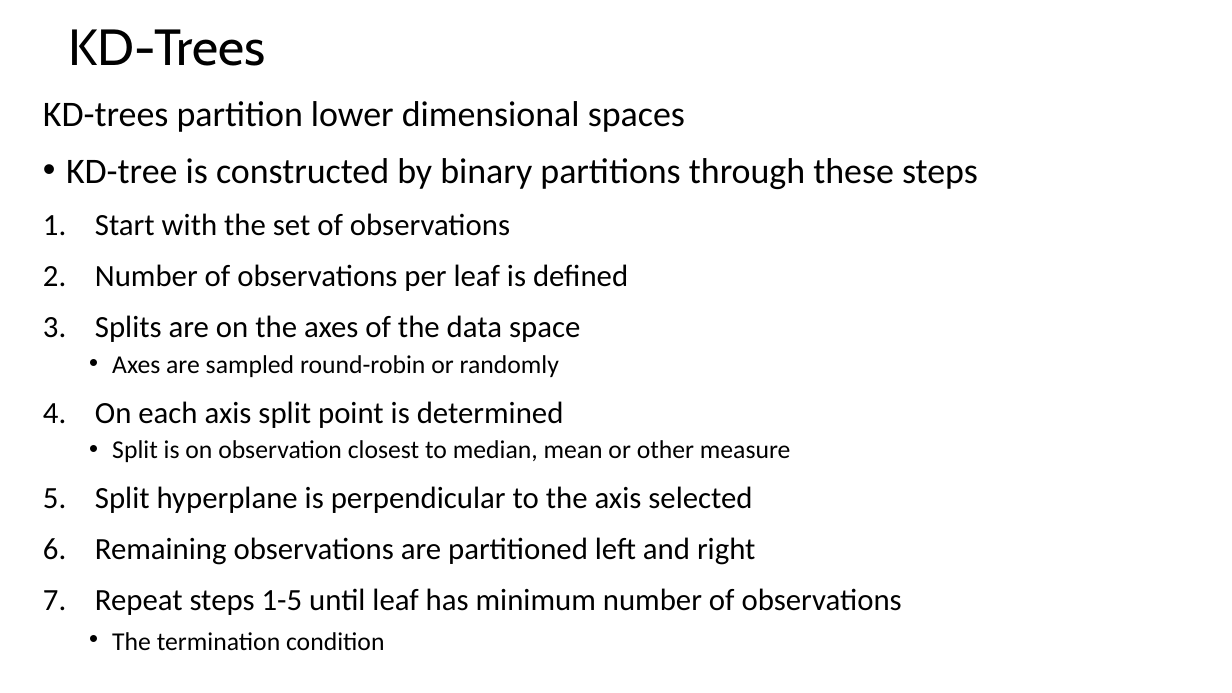
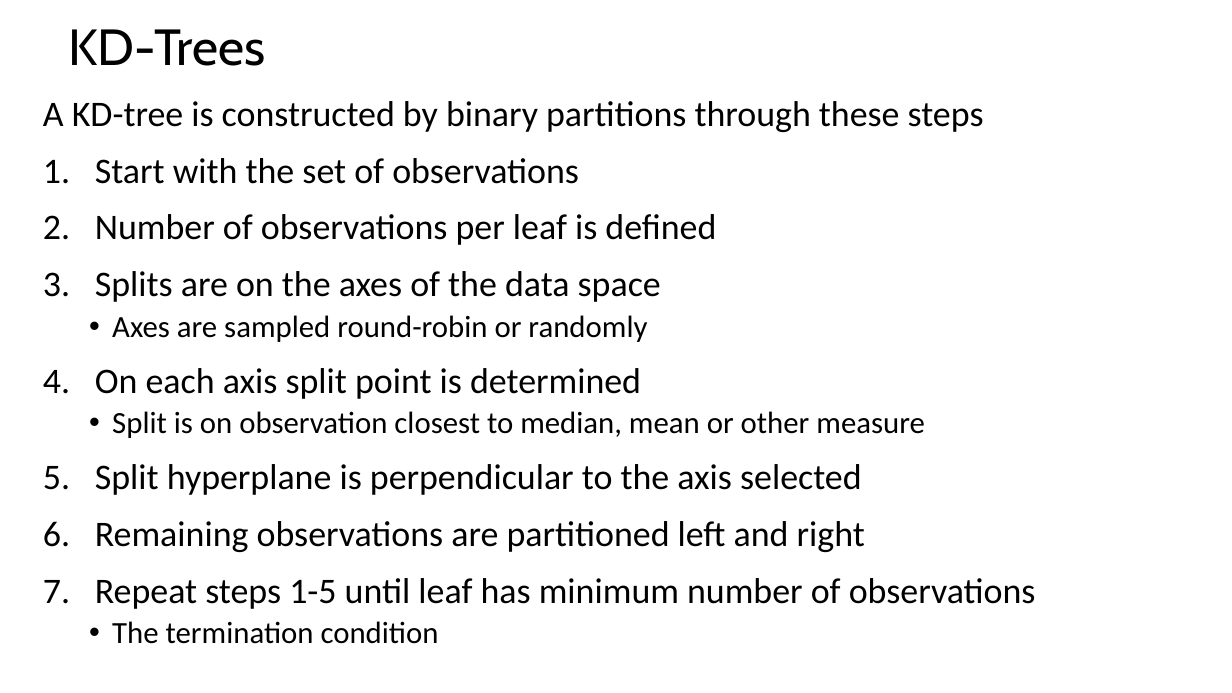
Before and after one commit to StephenElston/CSCI-E-108, a slide deck: slide 4 of slides/5_HighDimensionalSlimilarity_LSH.pptx. Drawn at 1232x693 pixels with LibreOffice and Linux fonts; fonts in the diff are those of the drawing. Boxes give left, top, right and bottom in pixels: in the first picture for what was removed or moved away, otherwise in the second. Text is boxed around its words. In the diff, an @@ line names an element or a change of style, - is before the commit and + after.

Commit message:
Added slides for KD-tree and LSH examples

```diff
--- a/slides/5_HighDimensionalSlimilarity_LSH.pptx
+++ b/slides/5_HighDimensionalSlimilarity_LSH.pptx
@@ text at (43,101,984,132): text changed @@
-KD-trees partition lower dimensional spaces
-• KD-tree is constructed by binary partitions through these steps
+A KD-tree is constructed by binary partitions through these steps
@@ text at (95,158,1036,644): size 24 to 28 pt in "Start with the set of observations", "Number of observations per leaf is defined", "Splits are on the axes of the ...", "On each axis split point is determined" and 3 more places; size 20 to 24 pt in "Axes are sampled round-robin or randomly", "Split is on observation closest to median, ...", "The termination condition" @@
```
Also in this commit, not shown: 8 other slides changed, 2 slides added, 2 slides removed.
